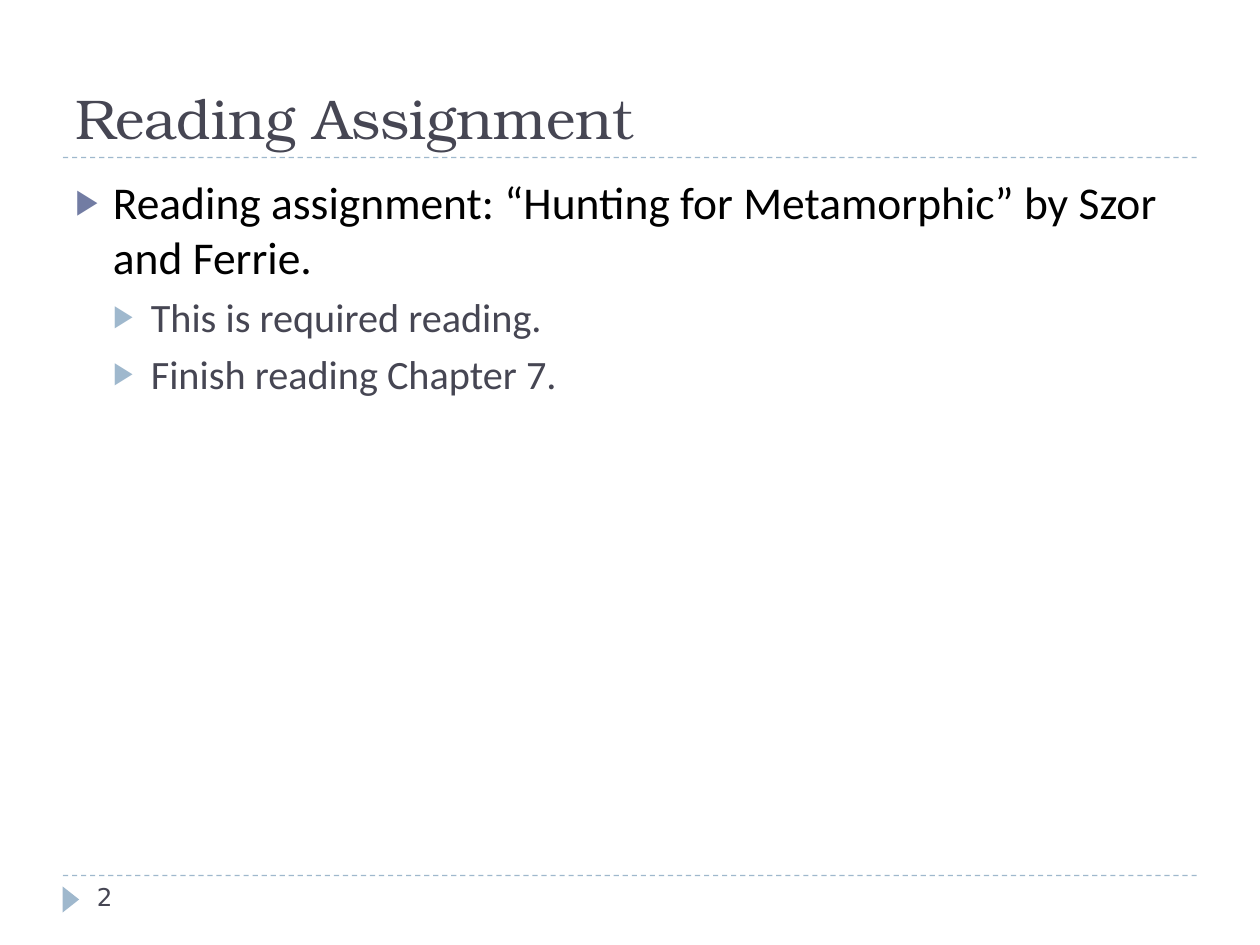
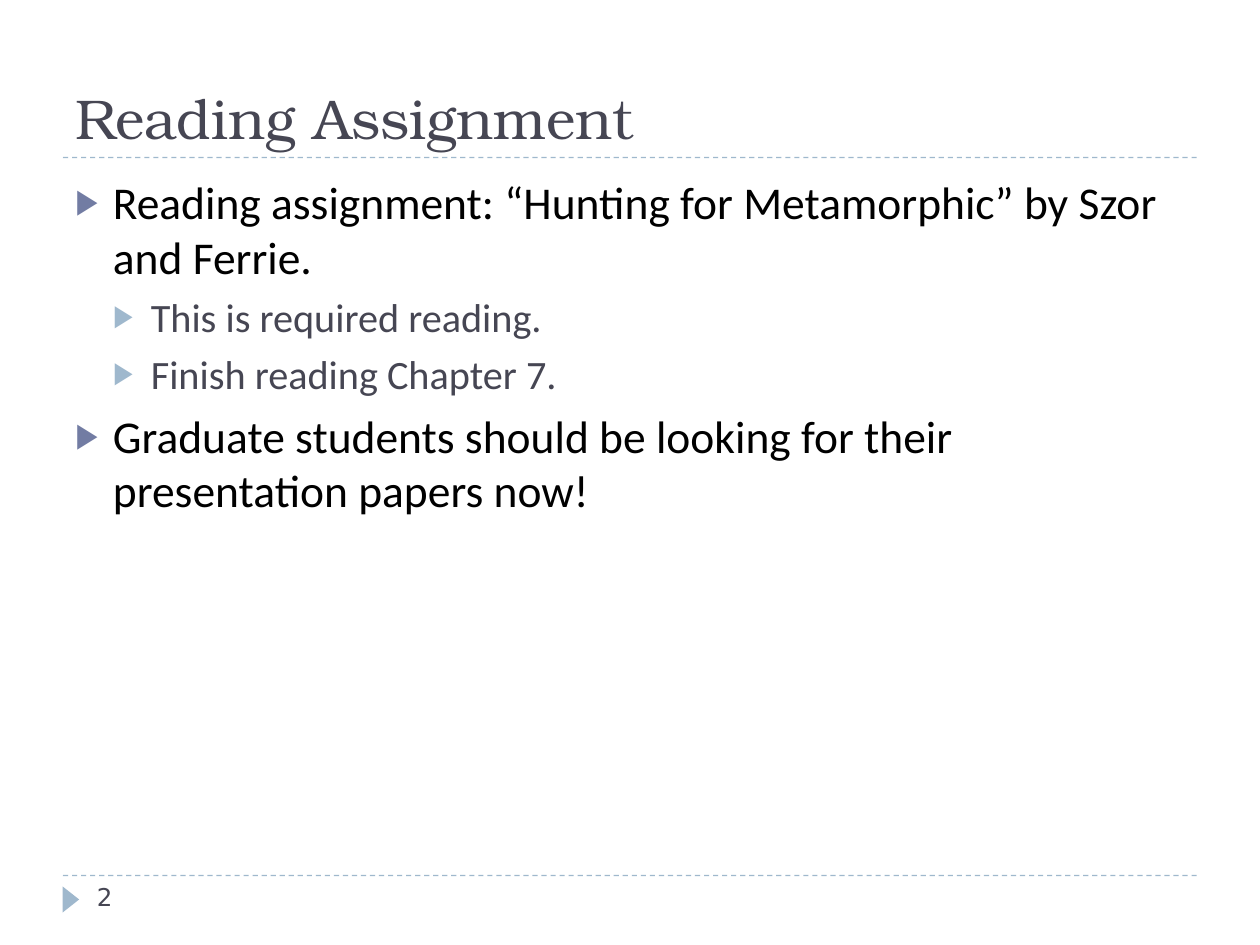
Before and after one commit to harrisonwl/harrisonwl.github.io, a slide deck: slide 2 of assets/courses/malware/spring2017/slides/FinalWeeks/PolyMetamorphic.ppt. Drawn at 1260x945 pixels with LibreOffice and Linux fonts; fonts in the diff are those of the drawing. Boxes give left, top, right and bottom in pixels: in the first picture for what was removed or moved away, otherwise in the second. Text is boxed around its words. In the diff, an @@ line names an element or a change of style, - is before the commit and + after.

Commit message:
new assignment for 4430

```diff
--- a/assets/courses/malware/spring2017/slides/FinalWeeks/PolyMetamorphic.ppt
+++ b/assets/courses/malware/spring2017/slides/FinalWeeks/PolyMetamorphic.ppt
@@ text at [113, 421, 952, 515]: paragraph added @@
+▶ Graduate students should be looking for their presentation papers now!
```
Also in this commit, not shown: 32 other slides changed, 6 other files.
